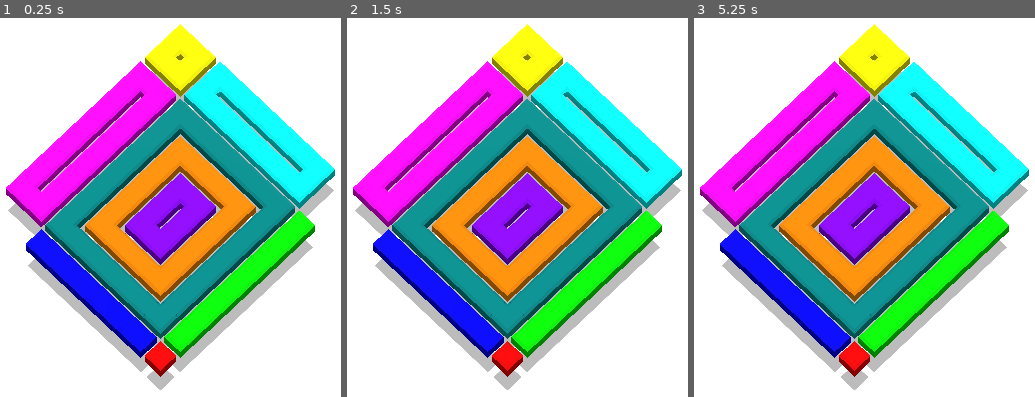
Above: before the commit, frames 1-3 (left to right).
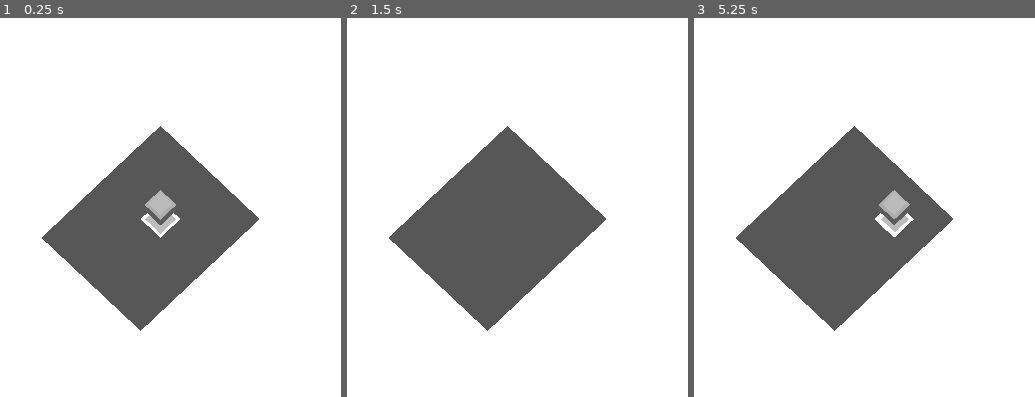
Above: after the commit, the same moments.

Repository: AlnisS/loop-stuff
Game: Godot game, scene res://main.tscn
The game is run twice, just before and just after one commit, with the same random seed, the same clock (stepped at 60 frames per second) and the same inputs.
Inputs (mouse positions are in pixels of both pictures, inside the frame that each line leads up to):
- Up to frame 1 (0.25 s): no input
- Up to frame 2 (1.5 s): tap Enter at 0.5 s; move the mouse to (684, 203) at 0.52 s; click (684, 203) at 0.6 s; tap Space at 1.25 s; move the mouse to (347, 249) at 1.27 s; click (347, 249) at 1.35 s
- Up to frame 3 (5.25 s): tap Enter at 2, 3.5 s; move the mouse to (932, 127) at 2.02 s; click (932, 127) at 2.1 s; tap Space at 2.75, 4.25 s; move the mouse to (813, 313) at 2.77 s; click (813, 313) at 2.85 s; move the mouse to (outside the picture) at 3.52 s; click (outside the picture) at 3.6 s; move the mouse to (outside the picture) at 4.27 s; click (outside the picture) at 4.35 s; move the mouse to (895, 226) at 5.02 s; click (895, 226) at 5.1 s

The runs differ from the first frame. In frame 1, 52% of the frame differs, in the area x 1-99%, y 1-99%; in frame 2, 52%; in frame 3, 52%.

Commit message:
Basic hacky loop drawing
- Loops get placed after you finish dragging
- Overlapping loops get removed
- Loops must be loops (i.e. no degenerate lines or points)
- It's very hacky

Diff:
--- /dev/null
+++ b/main.gd
@@ -0,0 +1,112 @@
+extends Node3D
+
+const LOOP = preload("res://things/loop/loop.tscn")
+
+const RAY_LENGTH = 1000
+
+var hovered_tile: Node3D = null
+var dloop: Node3D = null
+var is_drawing_loop := false
+var next_color = 1
+
+func _physics_process(delta):
+	update_hovered_tile()
+
+	if hovered_tile:
+		if Input.is_action_just_pressed("click"):
+			is_drawing_loop = true
+		if !dloop:
+			dloop = LOOP.instantiate()
+			dloop.x1 = hovered_tile.position.x
+			dloop.x2 = hovered_tile.position.x
+			dloop.z1 = hovered_tile.position.z
+			dloop.z2 = hovered_tile.position.z
+			dloop.color = 0  # gray
+			dloop.position.y = 0.2
+			$Level/Loops.add_child(dloop)
+		if !is_drawing_loop:
+			dloop.x1 = hovered_tile.position.x
+			dloop.z1 = hovered_tile.position.z
+		dloop.x2 = hovered_tile.position.x
+		dloop.z2 = hovered_tile.position.z
+
+	if Input.is_action_just_released("click"):
+		# TODO: does this always clean up properly?
+		is_drawing_loop = false
+		if dloop:
+			if is_dloop_valid():
+				remove_overlapping_loops()
+				advance_next_color()
+				dloop.position.y = 0
+				dloop = null
+			else:
+				dloop.queue_free()
+				dloop = null
+
+	# remove placeholder loop when mouse isn't over a tile
+	if !hovered_tile and !is_drawing_loop and dloop:
+		dloop.queue_free()
+		dloop = null
+
+	if dloop:
+		if is_dloop_valid():
+			dloop.color = next_color
+		else:
+			dloop.color = 0
+	# TODO: check loop validity & color based on whether it is OK
+
+	recalculate_covered_tiles()
+
+func is_dloop_valid() -> bool:
+	if abs(dloop.x1 - dloop.x2) < 0.9:
+		return false
+	if abs(dloop.z1 - dloop.z2) < 0.9:
+		return false
+	return true
+
+func remove_overlapping_loops():
+	if dloop:
+		var d_points = dloop.get_points()
+		for l in $Level/Loops.get_children():
+			if dloop != l:
+				remove_if_overlaps(l, d_points)
+
+func remove_if_overlaps(l, pts):
+	for lp in l.get_points():
+		for pt in pts:
+			if is_equal_approx(lp.x, pt.x) and is_equal_approx(lp.z, pt.z):
+				l.queue_free()
+				return
+
+func advance_next_color():
+	next_color += 1
+	if next_color > 9:
+		next_color = 1
+
+func recalculate_covered_tiles():
+	var covered = []
+	for loop in $Level/Loops.get_children():
+		covered.append_array(loop.get_points())
+	for tile in $Level/Tiles.get_children():
+		tile.covered = false
+		for point in covered:
+			if is_equal_approx(point.x, tile.position.x) and is_equal_approx(point.z, tile.position.z):
+				tile.covered = true
+				break
+
+func update_hovered_tile():
+	var space_state = get_world_3d().direct_space_state
+	var cam = $Camera3D
+	var mousepos = get_viewport().get_mouse_position()
+
+	var origin = cam.project_ray_origin(mousepos)
+	var end = origin + cam.project_ray_normal(mousepos) * RAY_LENGTH
+	var query = PhysicsRayQueryParameters3D.create(origin, end)
+
+	var result = space_state.intersect_ray(query)
+	if result:
+		var collider: StaticBody3D = result.collider
+		var tile: Node3D = collider.get_parent()
+		hovered_tile = tile
+	else:
+		hovered_tile = null
--- a/main.tscn
+++ b/main.tscn
@@ -1,6 +1,8 @@
-[gd_scene load_steps=5 format=3 uid="uid://ci8rlwsvwwqlr"]
+[gd_scene load_steps=7 format=3 uid="uid://ci8rlwsvwwqlr"]
 
+[ext_resource type="Script" uid="uid://iycjnte2pm11" path="res://main.gd" id="1_h2yge"]
 [ext_resource type="PackedScene" uid="uid://cqqnepvrcxkr5" path="res://things/loop/loop.tscn" id="1_ig7tw"]
+[ext_resource type="PackedScene" uid="uid://cvnklfqi587f2" path="res://things/tile/tile.tscn" id="2_0xm2m"]
 
 [sub_resource type="Environment" id="Environment_ig7tw"]
 ambient_light_source = 2
@@ -12,7 +14,8 @@
 [sub_resource type="PlaneMesh" id="PlaneMesh_7dm0k"]
 size = Vector2(32, 32)
 
-[node name="Main" type="Node3D"]
+[node name="Main" type="Node3D" groups=["main"]]
+script = ExtResource("1_h2yge")
 
 [node name="Camera3D" type="Camera3D" parent="."]
 transform = Transform3D(0.707107, -0.664463, 0.241845, 0, 0.34202, 0.939693, -0.707107, -0.664463, 0.241845, 3, 10, 3)
@@ -24,7 +27,12 @@
 environment = SubResource("Environment_ig7tw")
 
 [node name="Ground" type="MeshInstance3D" parent="."]
-transform = Transform3D(1, 0, 0, 0, 1, 0, 0, 0, 1, 0, -2, 0)
+transform = Transform3D(1, 0, 0, 0, 1, 0, 0, 0, 1, 0, -1, 0)
+material_override = SubResource("StandardMaterial3D_ig7tw")
+mesh = SubResource("PlaneMesh_7dm0k")
+
+[node name="Ground2" type="MeshInstance3D" parent="."]
+transform = Transform3D(1, 0, 0, 0, 1, 0, 0, 0, 1, 0, -1, 0)
 material_override = SubResource("StandardMaterial3D_ig7tw")
 mesh = SubResource("PlaneMesh_7dm0k")
 
@@ -33,55 +41,153 @@
 light_energy = 0.5
 shadow_enabled = true
 
-[node name="Loop" parent="." instance=ExtResource("1_ig7tw")]
+[node name="SampleLoops" type="Node3D" parent="."]
+visible = false
+
+[node name="Loop" parent="SampleLoops" instance=ExtResource("1_ig7tw")]
 color = 7
 x2 = 3.0
 
-[node name="Loop2" parent="." instance=ExtResource("1_ig7tw")]
+[node name="Loop2" parent="SampleLoops" instance=ExtResource("1_ig7tw")]
 color = 8
 x1 = -1.0
 z1 = -2.0
 z2 = 2.0
 
-[node name="Loop3" parent="." instance=ExtResource("1_ig7tw")]
+[node name="Loop3" parent="SampleLoops" instance=ExtResource("1_ig7tw")]
 color = 9
 x1 = 0.0
 z1 = -1.0
 x2 = 1.0
 z2 = 1.0
 
-[node name="Loop4" parent="." instance=ExtResource("1_ig7tw")]
+[node name="Loop4" parent="SampleLoops" instance=ExtResource("1_ig7tw")]
 color = 1
 z1 = 4.0
 x2 = 3.0
 z2 = 4.0
 
-[node name="Loop5" parent="." instance=ExtResource("1_ig7tw")]
+[node name="Loop5" parent="SampleLoops" instance=ExtResource("1_ig7tw")]
 color = 2
 x1 = 4.0
 x2 = 4.0
 
-[node name="Loop6" parent="." instance=ExtResource("1_ig7tw")]
+[node name="Loop6" parent="SampleLoops" instance=ExtResource("1_ig7tw")]
 color = 3
 x1 = 4.0
 z1 = 4.0
 x2 = 4.0
 z2 = 4.0
 
-[node name="Loop7" parent="." instance=ExtResource("1_ig7tw")]
+[node name="Loop7" parent="SampleLoops" instance=ExtResource("1_ig7tw")]
 color = 4
 z1 = -4.0
 x2 = 3.0
 z2 = -5.0
 
-[node name="Loop8" parent="." instance=ExtResource("1_ig7tw")]
+[node name="Loop8" parent="SampleLoops" instance=ExtResource("1_ig7tw")]
 color = 5
 x1 = -3.0
 z1 = -4.0
 x2 = -4.0
 z2 = -5.0
 
-[node name="Loop9" parent="." instance=ExtResource("1_ig7tw")]
+[node name="Loop9" parent="SampleLoops" instance=ExtResource("1_ig7tw")]
 color = 6
 x1 = -3.0
 x2 = -4.0
+
+[node name="Level" type="Node3D" parent="."]
+
+[node name="Loops" type="Node3D" parent="Level"]
+
+[node name="Tiles" type="Node3D" parent="Level"]
+
+[node name="Tile1" parent="Level/Tiles" instance=ExtResource("2_0xm2m")]
+transform = Transform3D(1, 0, 0, 0, 1, 0, 0, 0, 1, -2, 0, -2)
+
+[node name="Tile2" parent="Level/Tiles" instance=ExtResource("2_0xm2m")]
+transform = Transform3D(1, 0, 0, 0, 1, 0, 0, 0, 1, -1, 0, -2)
+
+[node name="Tile3" parent="Level/Tiles" instance=ExtResource("2_0xm2m")]
+transform = Transform3D(1, 0, 0, 0, 1, 0, 0, 0, 1, 0, 0, -2)
+
+[node name="Tile4" parent="Level/Tiles" instance=ExtResource("2_0xm2m")]
+transform = Transform3D(1, 0, 0, 0, 1, 0, 0, 0, 1, 1, 0, -2)
+
+[node name="Tile5" parent="Level/Tiles" instance=ExtResource("2_0xm2m")]
+transform = Transform3D(1, 0, 0, 0, 1, 0, 0, 0, 1, 2, 0, -2)
+
+[node name="Tile6" parent="Level/Tiles" instance=ExtResource("2_0xm2m")]
+transform = Transform3D(1, 0, 0, 0, 1, 0, 0, 0, 1, -2, 0, -1)
+
+[node name="Tile7" parent="Level/Tiles" instance=ExtResource("2_0xm2m")]
+transform = Transform3D(1, 0, 0, 0, 1, 0, 0, 0, 1, -1, 0, -1)
+
+[node name="Tile8" parent="Level/Tiles" instance=ExtResource("2_0xm2m")]
+transform = Transform3D(1, 0, 0, 0, 1, 0, 0, 0, 1, 0, 0, -1)
+
+[node name="Tile9" parent="Level/Tiles" instance=ExtResource("2_0xm2m")]
+transform = Transform3D(1, 0, 0, 0, 1, 0, 0, 0, 1, 1, 0, -1)
+
+[node name="Tile10" parent="Level/Tiles" instance=ExtResource("2_0xm2m")]
+transform = Transform3D(1, 0, 0, 0, 1, 0, 0, 0, 1, 2, 0, -1)
+
+[node name="Tile11" parent="Level/Tiles" instance=ExtResource("2_0xm2m")]
+transform = Transform3D(1, 0, 0, 0, 1, 0, 0, 0, 1, -2, 0, 0)
+
+[node name="Tile12" parent="Level/Tiles" instance=ExtResource("2_0xm2m")]
+transform = Transform3D(1, 0, 0, 0, 1, 0, 0, 0, 1, -1, 0, 0)
+
+[node name="Tile13" parent="Level/Tiles" instance=ExtResource("2_0xm2m")]
+
+[node name="Tile14" parent="Level/Tiles" instance=ExtResource("2_0xm2m")]
+transform = Transform3D(1, 0, 0, 0, 1, 0, 0, 0, 1, 1, 0, 0)
+
+[node name="Tile15" parent="Level/Tiles" instance=ExtResource("2_0xm2m")]
+transform = Transform3D(1, 0, 0, 0, 1, 0, 0, 0, 1, 2, 0, 0)
+
+[node name="Tile16" parent="Level/Tiles" instance=ExtResource("2_0xm2m")]
+transform = Transform3D(1, 0, 0, 0, 1, 0, 0, 0, 1, -2, 0, 1)
+
+[node name="Tile17" parent="Level/Tiles" instance=ExtResource("2_0xm2m")]
+transform = Transform3D(1, 0, 0, 0, 1, 0, 0, 0, 1, -1, 0, 1)
+
+[node name="Tile18" parent="Level/Tiles" instance=ExtResource("2_0xm2m")]
+transform = Transform3D(1, 0, 0, 0, 1, 0, 0, 0, 1, 0, 0, 1)
+
+[node name="Tile19" parent="Level/Tiles" instance=ExtResource("2_0xm2m")]
+transform = Transform3D(1, 0, 0, 0, 1, 0, 0, 0, 1, 1, 0, 1)
+
+[node name="Tile20" parent="Level/Tiles" instance=ExtResource("2_0xm2m")]
+transform = Transform3D(1, 0, 0, 0, 1, 0, 0, 0, 1, 2, 0, 1)
+
+[node name="Tile21" parent="Level/Tiles" instance=ExtResource("2_0xm2m")]
+transform = Transform3D(1, 0, 0, 0, 1, 0, 0, 0, 1, -2, 0, 2)
+
+[node name="Tile22" parent="Level/Tiles" instance=ExtResource("2_0xm2m")]
+transform = Transform3D(1, 0, 0, 0, 1, 0, 0, 0, 1, -1, 0, 2)
+
+[node name="Tile23" parent="Level/Tiles" instance=ExtResource("2_0xm2m")]
+transform = Transform3D(1, 0, 0, 0, 1, 0, 0, 0, 1, 0, 0, 2)
+
+[node name="Tile24" parent="Level/Tiles" instance=ExtResource("2_0xm2m")]
+transform = Transform3D(1, 0, 0, 0, 1, 0, 0, 0, 1, 1, 0, 2)
+
+[node name="Tile25" parent="Level/Tiles" instance=ExtResource("2_0xm2m")]
+transform = Transform3D(1, 0, 0, 0, 1, 0, 0, 0, 1, 2, 0, 2)
+
+[node name="Tile26" parent="Level/Tiles" instance=ExtResource("2_0xm2m")]
+transform = Transform3D(1, 0, 0, 0, 1, 0, 0, 0, 1, -2, 0, 3)
+
+[node name="Tile27" parent="Level/Tiles" instance=ExtResource("2_0xm2m")]
+transform = Transform3D(1, 0, 0, 0, 1, 0, 0, 0, 1, -1, 0, 3)
+
+[node name="Tile28" parent="Level/Tiles" instance=ExtResource("2_0xm2m")]
+transform = Transform3D(1, 0, 0, 0, 1, 0, 0, 0, 1, 0, 0, 3)
+
+[node name="Tile29" parent="Level/Tiles" instance=ExtResource("2_0xm2m")]
+transform = Transform3D(1, 0, 0, 0, 1, 0, 0, 0, 1, 1, 0, 3)
+
+[node name="Tile30" parent="Level/Tiles" instance=ExtResource("2_0xm2m")]
+transform = Transform3D(1, 0, 0, 0, 1, 0, 0, 0, 1, 2, 0, 3)
--- a/project.godot
+++ b/project.godot
@@ -15,6 +15,18 @@
 config/features=PackedStringArray("4.4", "GL Compatibility")
 config/icon="res://icon.svg"
 
+[global_group]
+
+main="Contains the Main node"
+
+[input]
+
+click={
+"deadzone": 0.2,
+"events": [Object(InputEventMouseButton,"resource_local_to_scene":false,"resource_name":"","device":-1,"window_id":0,"alt_pressed":false,"shift_pressed":false,"ctrl_pressed":false,"meta_pressed":false,"button_mask":0,"position":Vector2(0, 0),"global_position":Vector2(0, 0),"factor":1.0,"button_index":1,"canceled":false,"pressed":false,"double_click":false,"script":null)
+]
+}
+
 [rendering]
 
 renderer/rendering_method="gl_compatibility"
--- a/things/loop/loop.gd
+++ b/things/loop/loop.gd
@@ -165,3 +165,14 @@
 		LoopColor.PURPLE:
 			c = Color(.4, 0, .7)
 	corner_1.material_override.albedo_color = c;
+
+func get_points():
+	# TODO: this feels pretty terrible
+	var result = []
+	for x in range(min(round(x1), round(x2)), max(round(x1), round(x2)) + 1) :
+		result.push_back(Vector3(x, 0, z1))
+		result.push_back(Vector3(x, 0, z2))
+	for z in range(min(round(z1), round(z2)) + 1, max(round(z1), round(z2))):
+		result.push_back(Vector3(x1, 0, z))
+		result.push_back(Vector3(x2, 0, z))
+	return result
--- a/things/loop/loop_material.tres
+++ b/things/loop/loop_material.tres
@@ -3,4 +3,4 @@
 [resource]
 resource_local_to_scene = true
 cull_mode = 2
-albedo_color = Color(0, 0, 0, 1)
+albedo_color = Color(0.5, 0.5, 0.5, 1)
--- /dev/null
+++ b/things/tile/tile.gd
@@ -0,0 +1,6 @@
+extends Node3D
+
+@export var covered := false:
+	set(value):
+		covered = value
+		$Mesh.visible = !covered
--- /dev/null
+++ b/things/tile/tile.tscn
@@ -0,0 +1,29 @@
+[gd_scene load_steps=5 format=3 uid="uid://cvnklfqi587f2"]
+
+[ext_resource type="Script" uid="uid://cwt2acgxv7rsp" path="res://things/tile/tile.gd" id="1_nqnk1"]
+
+[sub_resource type="StandardMaterial3D" id="StandardMaterial3D_0xm2m"]
+albedo_color = Color(0.233925, 0.233926, 0.233925, 1)
+disable_receive_shadows = true
+
+[sub_resource type="PlaneMesh" id="PlaneMesh_ig7tw"]
+size = Vector2(1, 1)
+
+[sub_resource type="BoxShape3D" id="BoxShape3D_0xm2m"]
+size = Vector3(1, 0.1, 1)
+
+[node name="Tile" type="Node3D"]
+script = ExtResource("1_nqnk1")
+
+[node name="Mesh" type="MeshInstance3D" parent="."]
+unique_name_in_owner = true
+transform = Transform3D(1, 0, 0, 0, 1, 0, 0, 0, 1, 0, -0.99, 0)
+material_override = SubResource("StandardMaterial3D_0xm2m")
+cast_shadow = 0
+mesh = SubResource("PlaneMesh_ig7tw")
+
+[node name="Zone" type="StaticBody3D" parent="." groups=["main"]]
+transform = Transform3D(1, 0, 0, 0, 1, 0, 0, 0, 1, 0, -1, 0)
+
+[node name="ZoneShape" type="CollisionShape3D" parent="Zone"]
+shape = SubResource("BoxShape3D_0xm2m")
Not shown, added: main.gd.uid
Not shown, added: things/tile/tile.gd.uid
